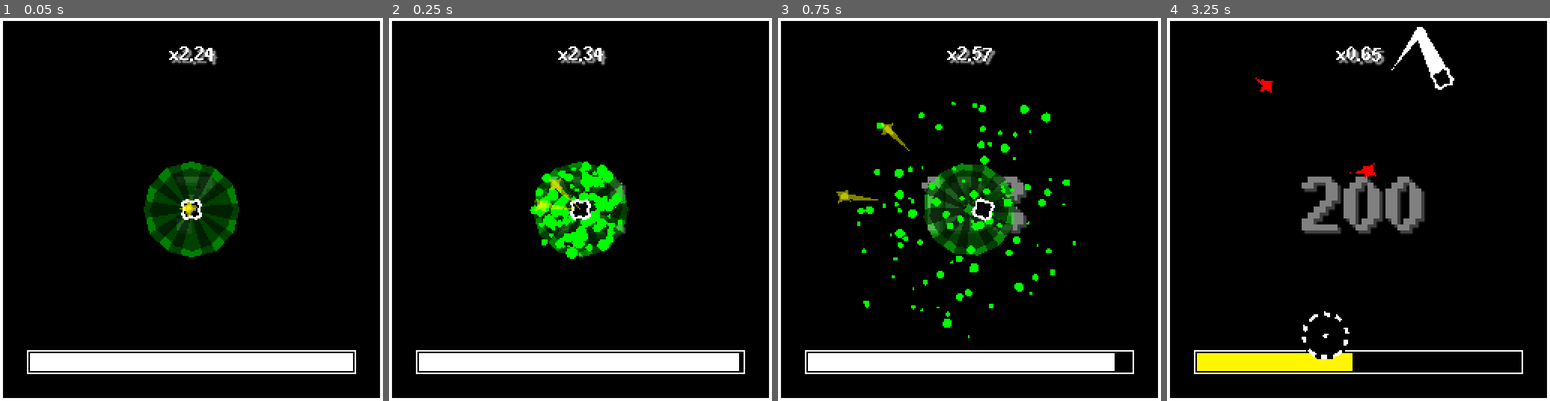
Above: before the commit, frames 1-4 (left to right).
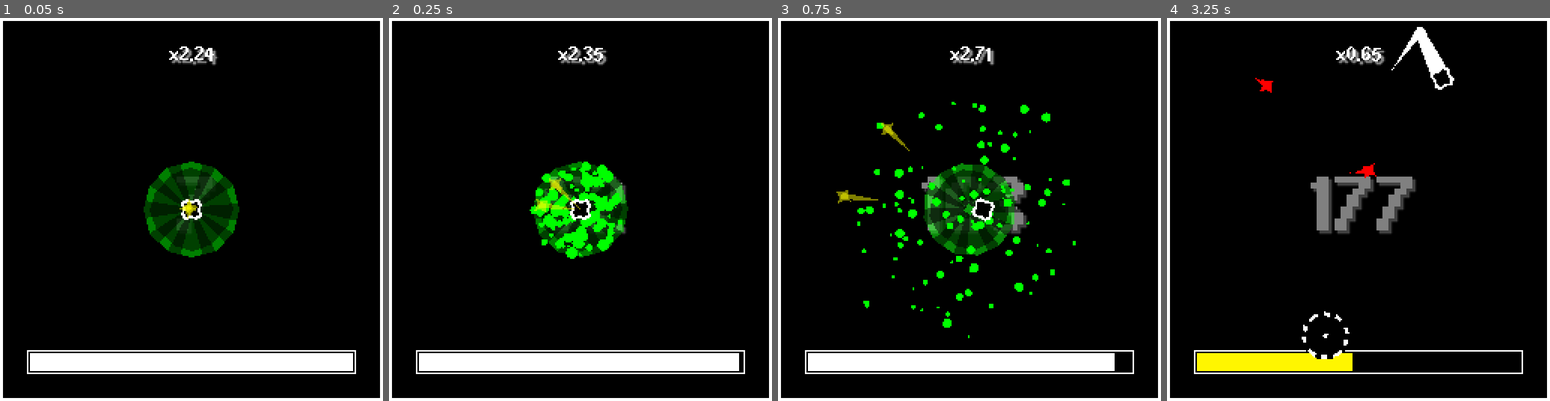
Above: after the commit, the same moments.

Repository: Ayabee527/mini-jam-155-wind
Game: Godot game, scene res://main/main.tscn
The game is run twice, just before and just after one commit, with the same random seed, the same clock (stepped at 60 frames per second) and the same inputs.
Inputs (mouse positions are in pixels of both pictures, inside the frame that each line leads up to):
- Up to frame 1 (0.05 s): no input
- Up to frame 2 (0.25 s): no input
- Up to frame 3 (0.75 s): tap Enter at 0.5 s; move the mouse to (1053, 190) at 0.52 s; hold D (move_right) from 0.53 s (still down); tap Backspace at 0.6 s; click (1053, 190) at 0.67 s
- Up to frame 4 (3.25 s): release D (move_right) at 1.25 s; drag from (1281, 228) to (1542, 209) at 1.27 s; move the mouse to (1396, 125) at 2.02 s; hold D (move_right) 2.03-2.75 s; tap F at 2.1 s; drag from (1339, 286) to (1304, 163) at 2.77 s

Frame 1 is identical in both runs. In frame 2, less than 0.1% of the frame differs, in the area x 53-58%, y 7-13%; in frame 3, 0.4%; in frame 4, 3.0%, in the area x 35-68%, y 41-57%.

Commit message:
multiplier tweaks

Diff:
--- a/game/main/main.tscn
+++ b/game/main/main.tscn
@@ -15,7 +15,7 @@
 colors = PackedColorArray(1, 1, 1, 1, 1, 1, 1, 1, 0, 1, 0, 1, 1, 1, 0, 1, 1, 0, 0, 1)
 
 [sub_resource type="Curve" id="Curve_it4fr"]
-_data = [Vector2(0, 0.2), 0.0, 0.0, 0, 0, Vector2(0.25, 0.2), 0.0, 0.0, 0, 0, Vector2(0.5, 0), 0.0, 0.0, 0, 0, Vector2(0.75, 0), 0.0, 0.0, 0, 0, Vector2(0.8, 1), 0.0, 0.0, 0, 0, Vector2(1, 1), 0.0, 0.0, 0, 0]
+_data = [Vector2(0, 0.2), 0.0, 0.0, 0, 0, Vector2(0.25, 0.75), 0.0, 0.0, 0, 0, Vector2(0.5, 0), 0.0, 0.0, 0, 0, Vector2(0.75, 0), 0.0, 0.0, 0, 0, Vector2(0.8, 1), 0.0, 0.0, 0, 0, Vector2(1, 1), 0.0, 0.0, 0, 0]
 point_count = 6
 
 [sub_resource type="StyleBoxFlat" id="StyleBoxFlat_pocrq"]
--- a/game/main/score_handler.gd
+++ b/game/main/score_handler.gd
@@ -72,4 +72,4 @@
 
 func _on_player_hurt() -> void:
 	multiplier = 0.0
-	score -= 50 * combo
+	score -= 100 * combo
